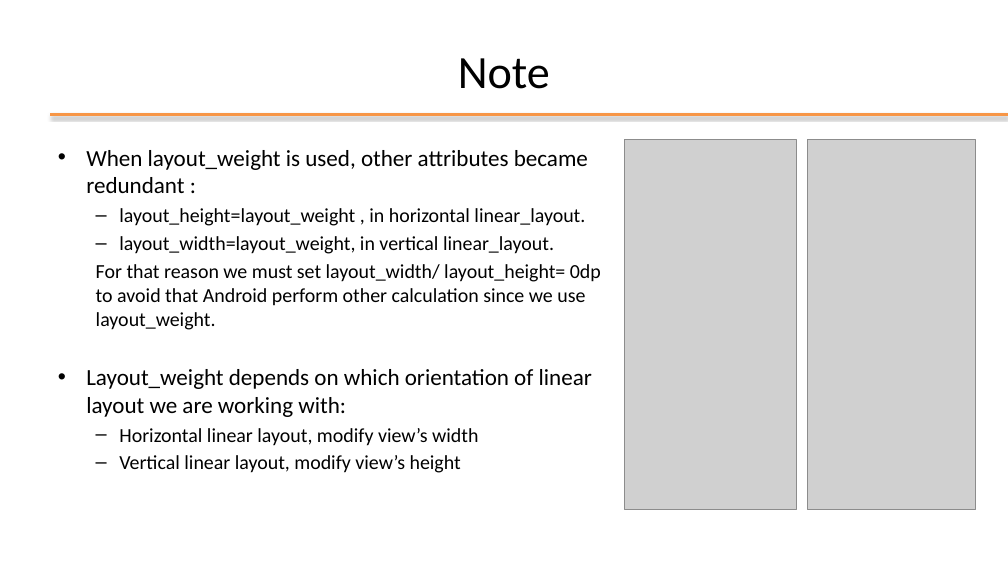
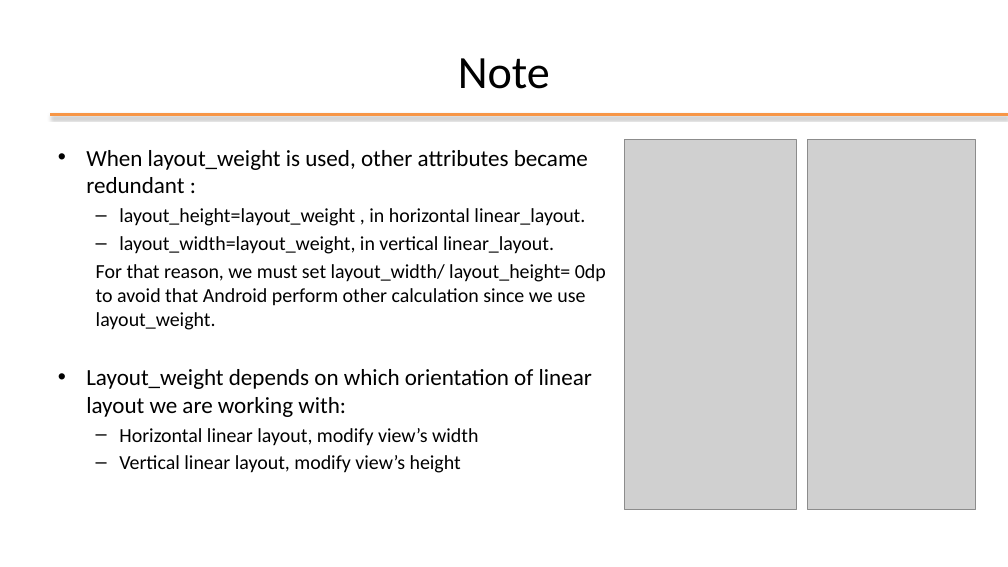
Before and after one commit to StePoli-00/Getting-started-with-Android, a slide deck: slide 40 of Slides/04-Android GUI.pptx. Drawn at 1008x567 pixels with LibreOffice and Linux fonts; fonts in the diff are those of the drawing; grey boxes stand for pictures; background and template pictures are left out. Boxes give left, top, right and bottom in pixels: in the first picture for what was removed or moved away, otherwise in the second. Text is boxed around its words. In the diff, an @@ line names an element or a change of style, - is before the commit and + after.

Commit message:
Update 04-Android GUI.pptx
missing textWather image

```diff
--- a/Slides/04-Android GUI.pptx
+++ b/Slides/04-Android GUI.pptx
@@ text at <box>96,264,606,330</box>: text changed @@
-  For that reason we must set layout_width/ layout_height= 0dp to avoid that Android perform other calculation since we use layout_weight.
+  For that reason, we must set layout_width/ layout_height= 0dp to avoid that Android perform other calculation since we use layout_weight.
```
Also in this commit, not shown: 6 other slides changed, 37 slides added, 1 slide removed.
